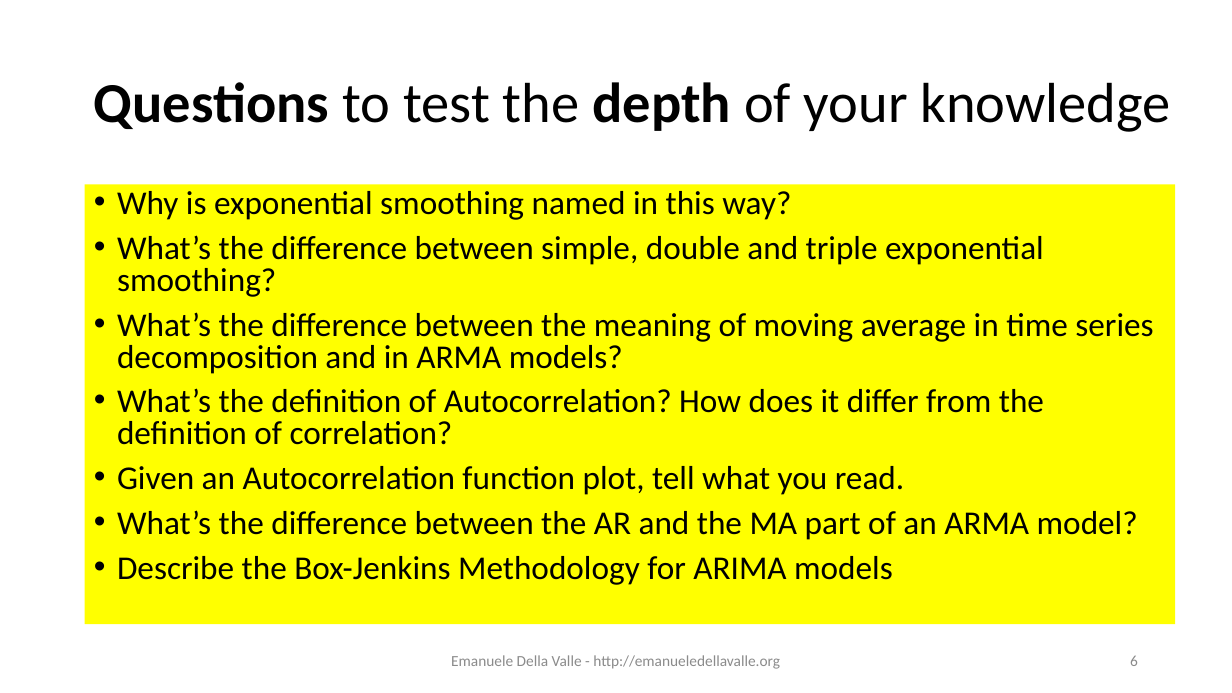
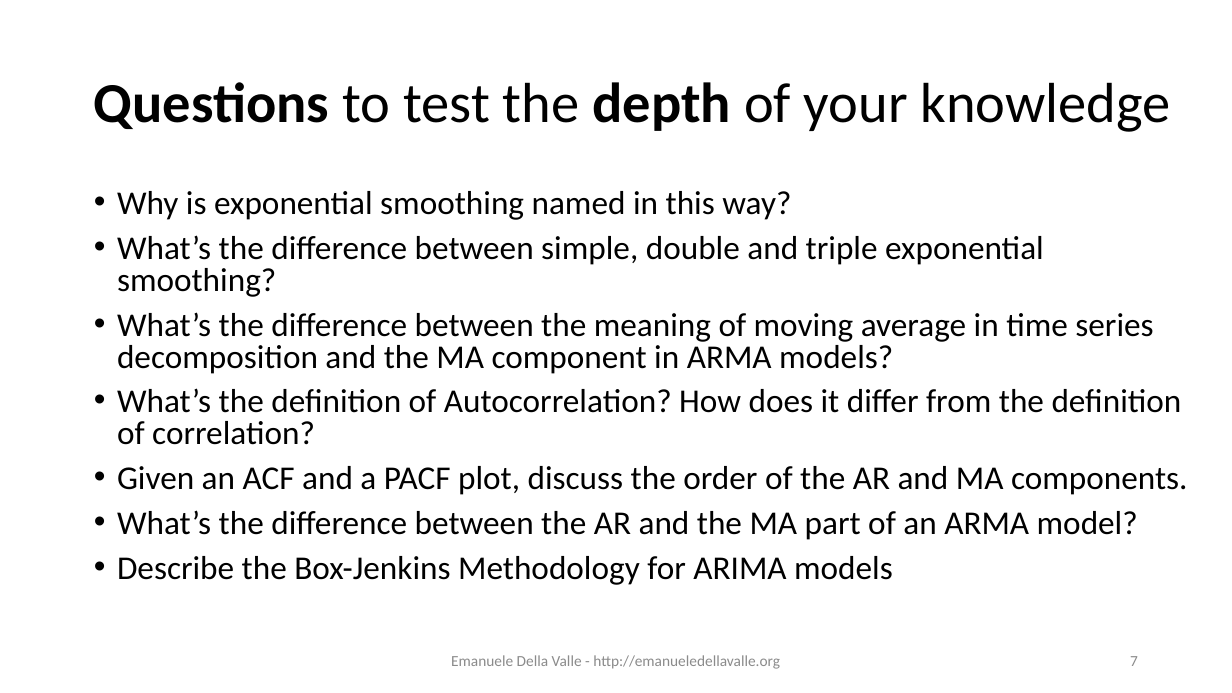
Before and after one commit to eugeniovaretti/streaming-data-analytics, a slide deck: slide 7 of lectures/11_SDS_exam-preview/11_Streaming-Data-Science_exam-preview.pptx (slide 6 before the commit). Drawn at 1232x693 pixels with LibreOffice and Linux fonts; fonts in the diff are those of the drawing. Boxes give left, top, right and bottom in pixels: in the first picture for what was removed or moved away, otherwise in the second. Text is boxed around its words. In the diff, an @@ line names an element or a change of style, - is before the commit and + after.

```diff
--- a/lectures/11_SDS_exam-preview/11_Streaming-Data-Science_exam-preview.pptx
+++ b/lectures/11_SDS_exam-preview/11_Streaming-Data-Science_exam-preview.pptx
@@ text "Why is exponential smoothing named ...": place and size @@
-text "Why is exponential smoothing named ..." at box(85, 185, 1176, 625)
+text "Why is exponential smoothing named ..." at box(117, 191, 1188, 585)
@@ text "Why is exponential smoothing named ..." at box(117, 191, 1188, 585): fill #FFFF00 to none @@
@@ text at box(117, 312, 1153, 374): text changed @@
-• What’s the difference between the meaning of moving average in time series decomposition and in ARMA models?
+• What’s the difference between the meaning of moving average in time series decomposition and the MA component in ARMA models?
@@ text at box(117, 466, 1188, 495): text changed @@
-• Given an Autocorrelation function plot, tell what you read.
+• Given an ACF and a PACF plot, discuss the order of the AR and MA components.
@@ page number at box(1130, 656, 1138, 666): text changed @@
-6
+7
```
Also in this commit, not shown: 7 other slides changed, 3 slides added.
